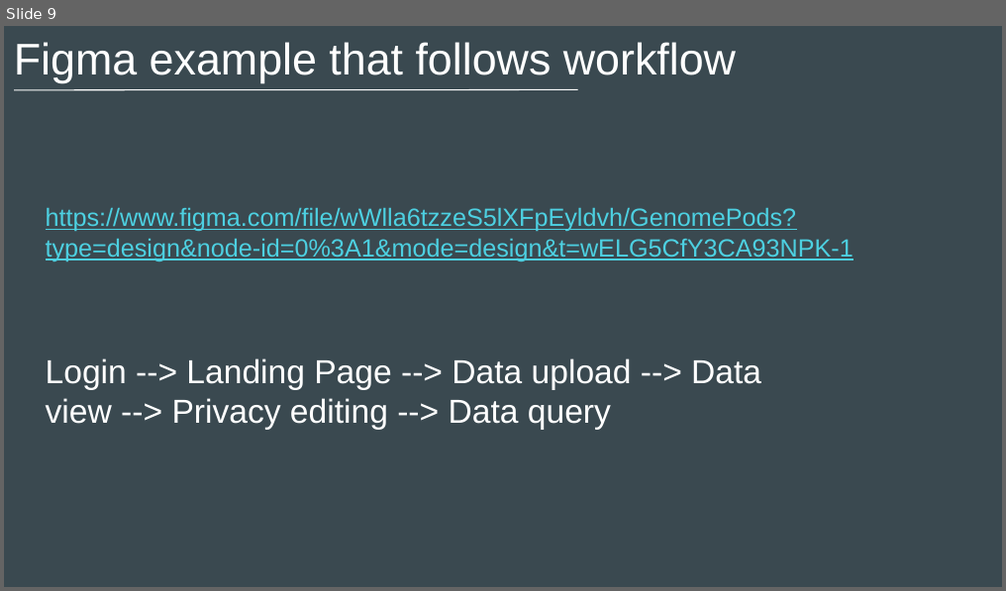
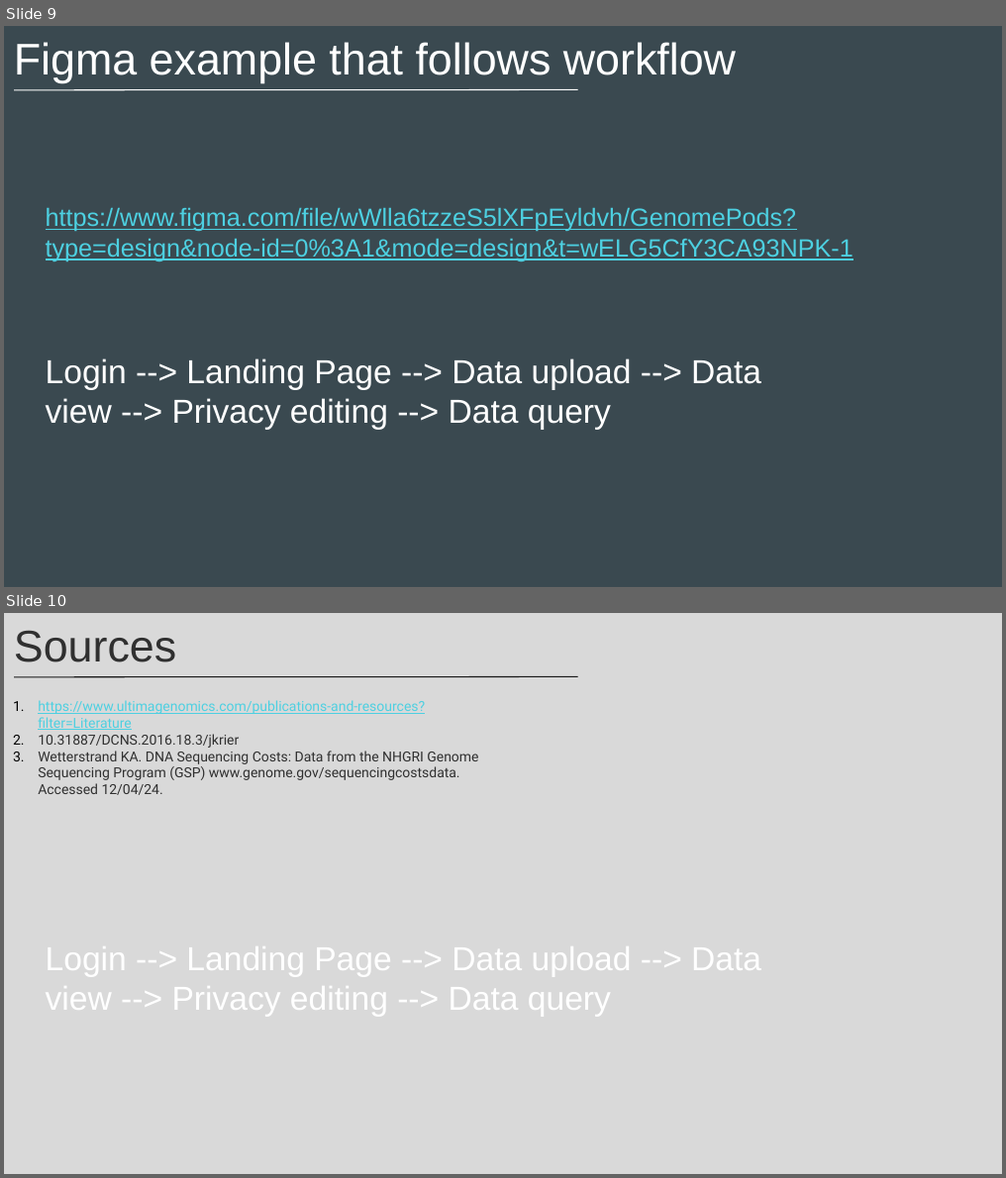
Before and after one commit to ecrum19/SolidSymposium2024, a slide deck: SolidSymposium2024_EDC.pptx. Shown one above the other, each under a label of ours: slide 9 before the commit, slides 9 and 10 after it. The pictures are 1006x591 and 1006x1178 pixels, drawn with LibreOffice and Linux fonts; fonts in the diff are those of the drawing. Boxes give left, top, right and bottom in pixels: in the first picture for what was removed or moved away, otherwise in the second. Text is boxed around its words. In the diff, an @@ line names an element or a change of style, - is before the commit and + after.

```diff
--- a/SolidSymposium2024_EDC.pptx
+++ b/SolidSymposium2024_EDC.pptx
@@ slide 10 added at (x1=4, y1=613, x2=1002, y2=1174), background #D9D9D9 @@
@@ text added at (x1=14, y1=630, x2=176, y2=663), 32 pt, text #303030 @@
+Sources
@@ line added from (14, 677) to (578, 677), #161616 0.75 pt @@
@@ text added at (x1=38, y1=700, x2=478, y2=795), 10 pt, text #303030 @@
+1. https://www.ultimagenomics.com/publications-and-resources?filter=Literature
+2. 10.31887/DCNS.2016.18.3/jkrier
+3. Wetterstrand KA. DNA Sequencing Costs: Data from the NHGRI Genome Sequencing Program (GSP) www.genome.gov/sequencingcostsdata. Accessed 12/04/24.
@@ text added at (x1=46, y1=941, x2=761, y2=1018), 24 pt, text #FFFFFF @@
+Login --> Landing Page --> Data upload --> Data view --> Privacy editing --> Data query
```
Also in this commit, not shown: 2 slides changed.
